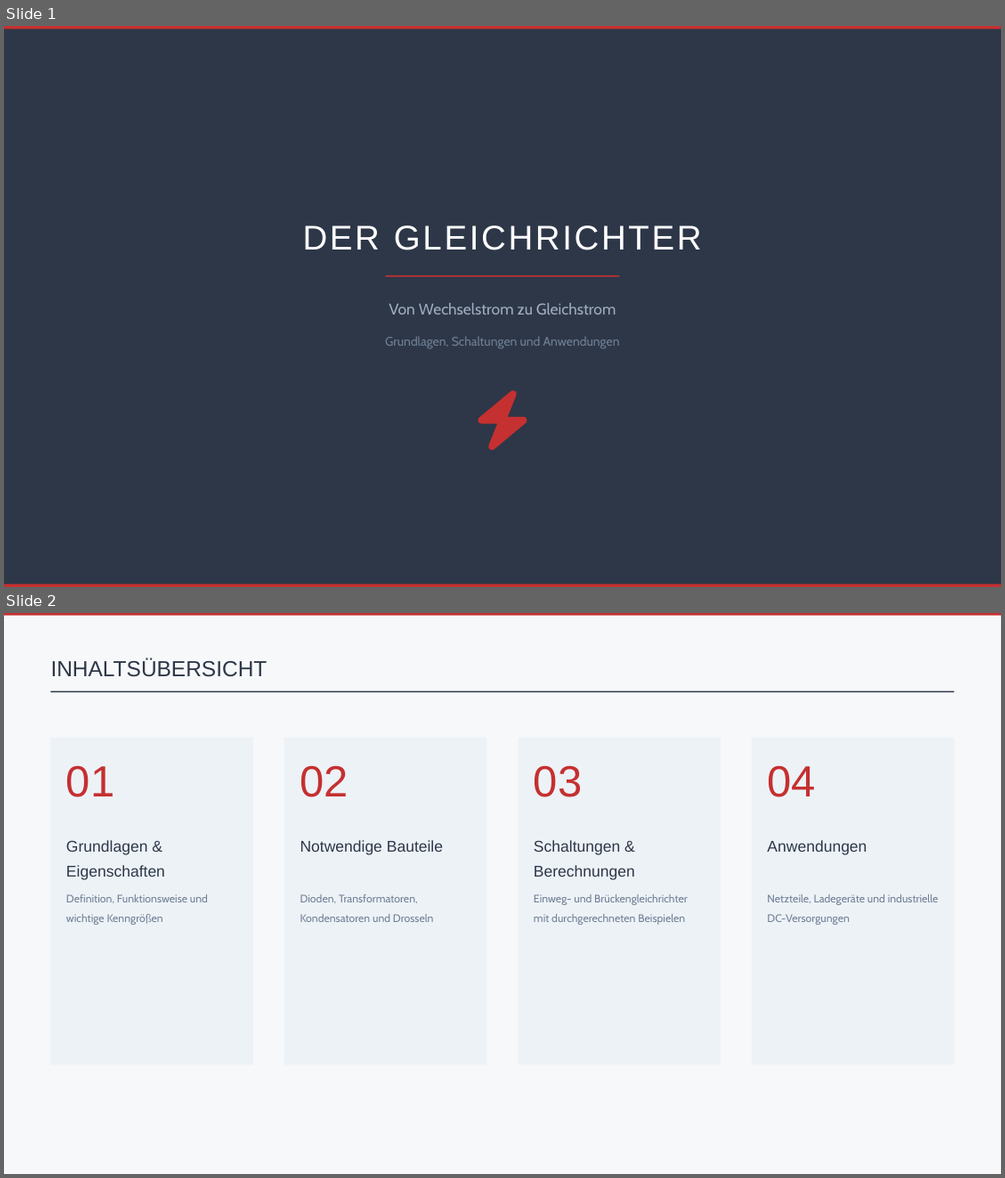
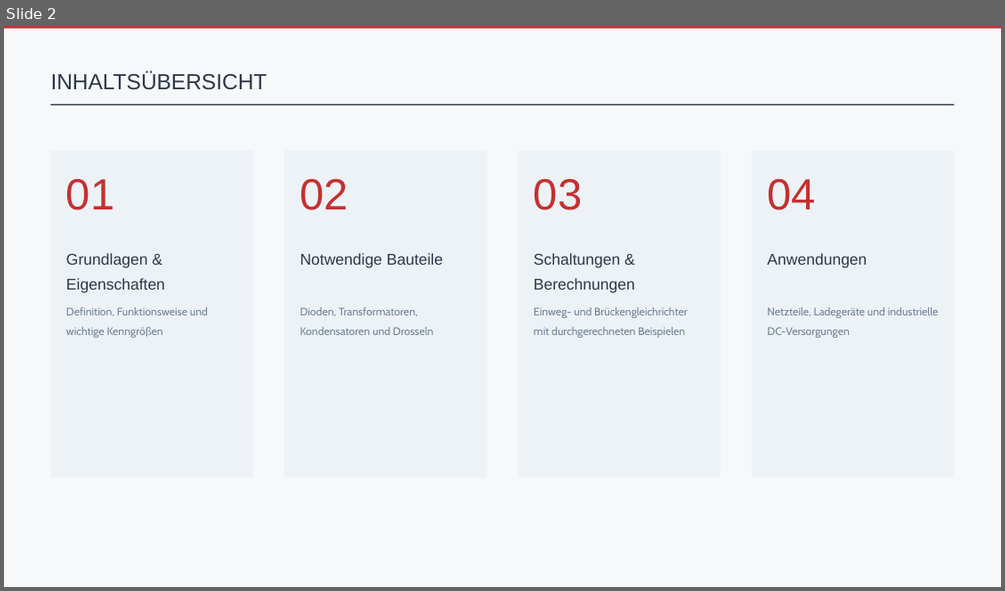
Before and after one commit to codesamu/htl4, a slide deck: mtrs/Der Gleichrichter.pptx. Shown one above the other, each under a label of ours: slides 1 and 2 before the commit, slide 2 after it. The pictures are 1005x1178 and 1005x591 pixels, drawn with LibreOffice and Linux fonts; fonts in the diff are those of the drawing. Boxes give left, top, right and bottom in pixels: in the first picture for what was removed or moved away, otherwise in the second. Text is boxed around its words. In the diff, an @@ line names an element or a change of style, - is before the commit and + after.

```diff
--- a/mtrs/Der Gleichrichter.pptx
+++ b/mtrs/Der Gleichrichter.pptx
@@ slide 1 removed at [4,26,1001,587], background #2D3748 @@
@@ rectangle removed at [4,26,1001,30] @@
@@ text removed at [303,225,702,250] @@
-DER GLEICHRICHTER
@@ rectangle removed at [386,275,620,277] @@
@@ text removed at [388,303,615,314] @@
-Von Wechselstrom zu Gleichstrom
@@ text removed at [385,337,620,348] @@
-Grundlagen, Schaltungen und Anwendungen
@@ freeform shape removed at [477,392,527,448] @@
@@ rectangle removed at [4,583,1001,587] @@
```
Also in this commit, not shown: 14 slides changed, 1 slide added.
